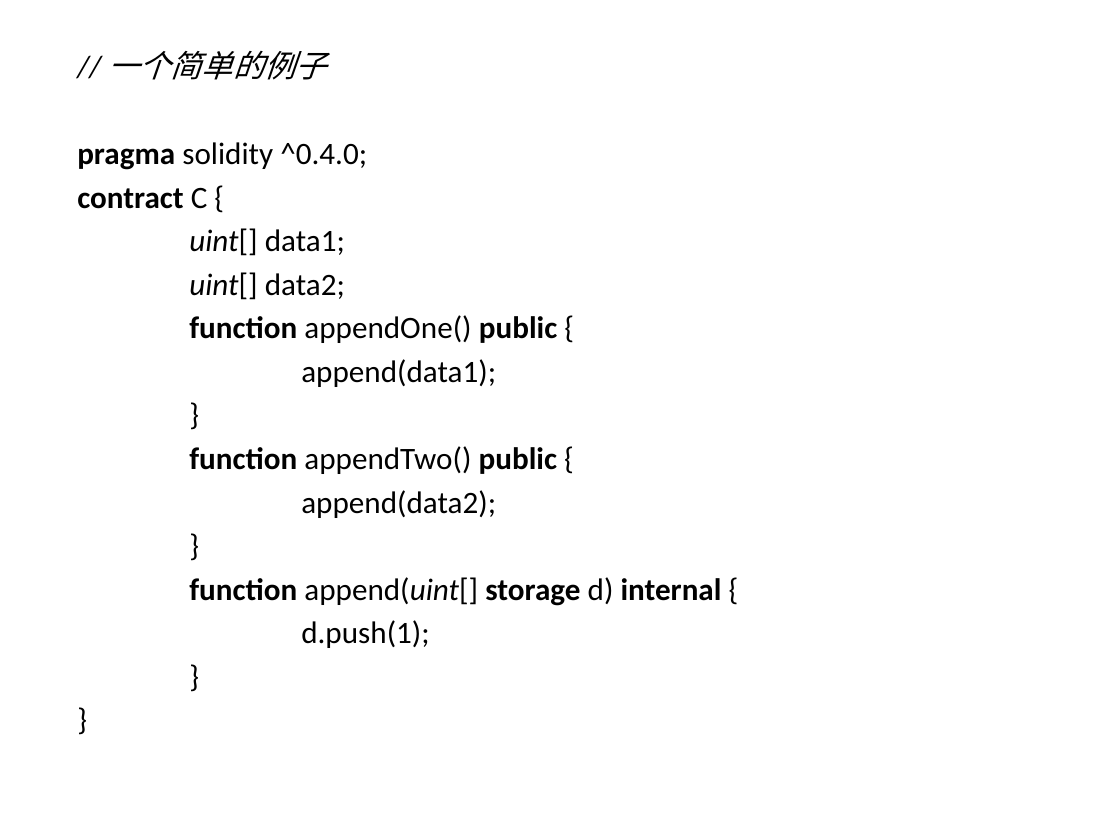
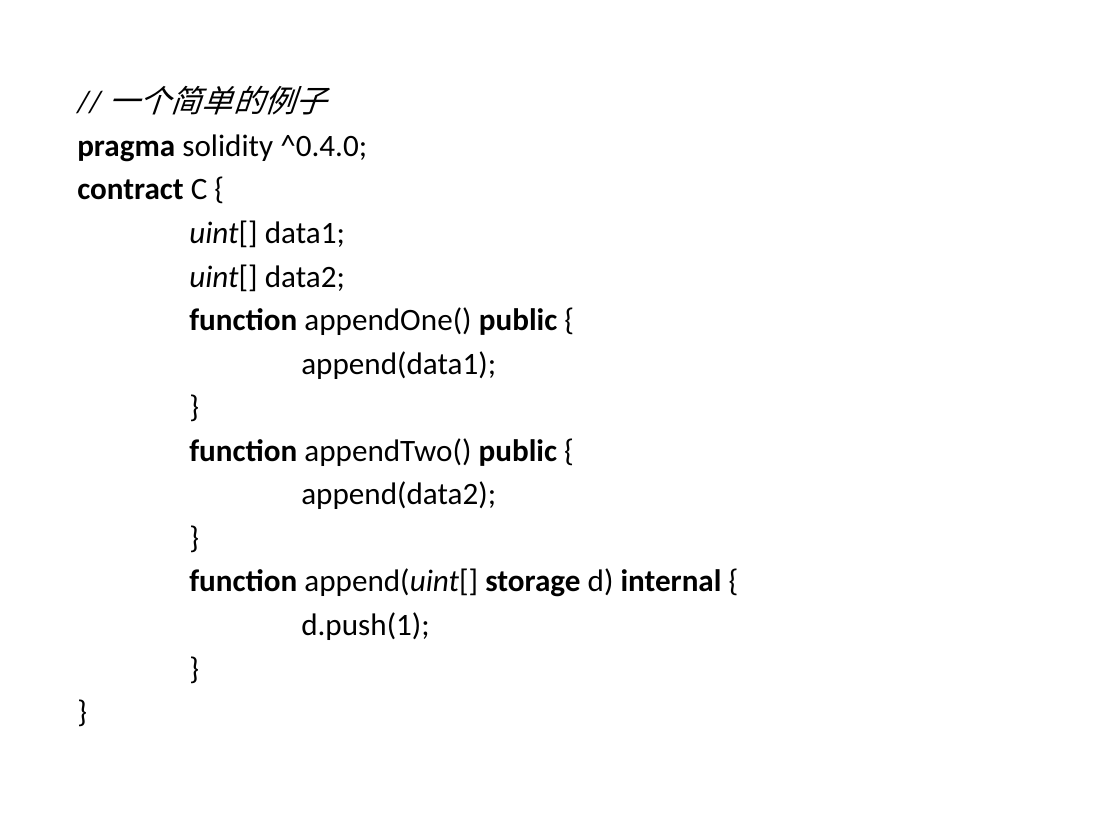
Before and after one commit to confucianzuoyuan/blockchain-tutorial, a slide deck: slide 17 of 以太坊教程/课件/5_2_solidity深入讲解.pptx. Drawn at 1120x840 pixels with LibreOffice and Linux fonts; fonts in the diff are those of the drawing; background and template pictures are left out. Boxes give left, top, right and bottom in pixels: in the first picture for what was removed or moved away, otherwise in the second. Text is boxed around its words. In the diff, an @@ line names an element or a change of style, - is before the commit and + after.

```diff
--- a/以太坊教程/课件/5_2_solidity深入讲解.pptx
+++ b/以太坊教程/课件/5_2_solidity深入讲解.pptx
@@ text "// 一个简单的例子" rewrapped from (77,51,722,648) to (77,86,722,640) @@
```
Also in this commit, not shown: 33 other slides changed, 34 other files.
